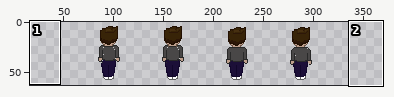
Two states of a sprite sheet, OfficeDungeonCrawler/ExternalAssets/Sprites/PlayerIdleBackPrototype.png. The picture above shows the old version from afar; the outline marks the close-up.
Close-up. First the earlier version:
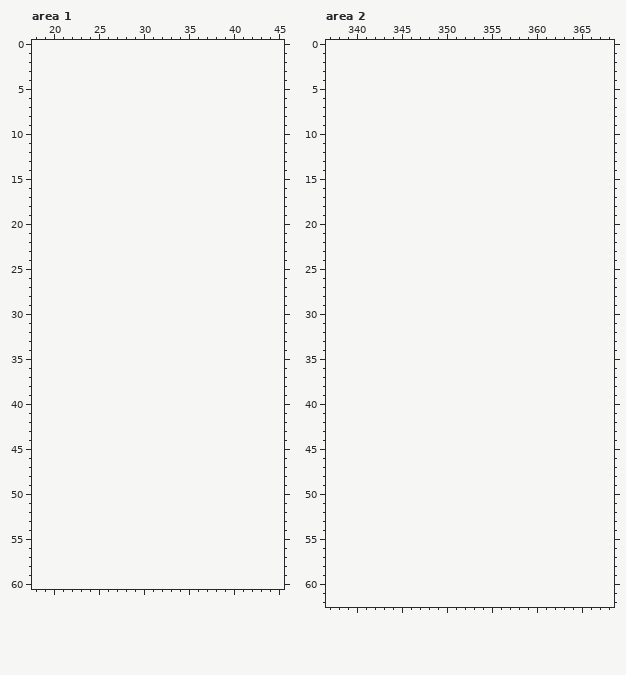
The file is 256x64 pixels. Colours within 5 levels of each other are drawn and written as one. Shown: area 1: x 18..45, y 0..60; area 2: x 337..368, y 0..62. The old version is drawn lined up with the new one, on the new canvas. The wide view leaves out empty margins. The commit also changed other parts of the picture, which this record leaves out.
And afterwards:
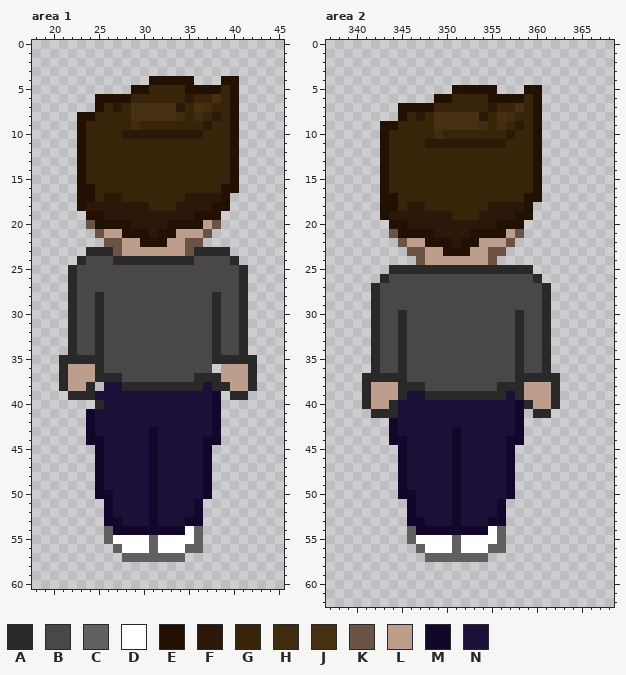
Palette (. is transparent): A #292929  B #494747  C #606060  D #ffffff  E #221003  F #2d1708  G #382408  H #412c0f  J #473011  K #6a5345  L #bd9e8c  M #12072b  N #1c0f38
Change:
canvas 256x64 -> 384x64, the old top-left corner now at 64,0
Changed rows in their new state; - is an unchanged pixel.
Area 1:
first column x 21:
 4 ----------EEEEE---EE--
 5 --------EEGGGGEEEEGE--
 6 ----EEEEGGGGGGFGGJGE--
 7 ----EGFGJJJJJFGJHGGE--
 8 --EEGGGGJJJJJHGHGFGE--
 9 --EGGGGGHGGGGGGGFGGE--
10 --EGGGGFFFFFFFFFGGGE--
11 --EGGGGGGGGGGGGGGGGE--
12 --EGGGGGGGGGGGGGGGGE--
13 --EGGGGGGGGGGGGGGGGE--
14 --EGGGGGGGGGGGGGGGGE--
15 --EGGGGGGGGGGGGGGGGE--
16 --EEGGGGGGGGGGGGGGEE--
17 --EEGFFGGGGGGGFFFFE---
18 --EFFFFFFFGGGFFFFEE---
19 ---EEFFFFFFFFFFEEE----
20 ---KEEEEFFFFEEEELK----
21 ----KLLEEEFEELLLK-----
22 -----KKLLEEELLKK------
23 ---AAAKLLLLLLLKAAAA---
24 --ABBBAAAAAAAAABBBBA--
25 -ABBBBBBBBBBBBBBBBBBA-
26 -ABBBBBBBBBBBBBBBBBBA-
27 -ABBBBBBBBBBBBBBBBBBA-
28 -ABBABBBBBBBBBBBBABBA-
29 -ABBABBBBBBBBBBBBABBA-
30 -ABBABBBBBBBBBBBBABBA-
31 -ABBABBBBBBBBBBBBABBA-
32 -ABBABBBBBBBBBBBBABBA-
33 -ABBABBBBBBBBBBBBABBA-
34 -ABBABBBBBBBBBBBBABBA-
35 AAAAABBBBBBBBBBBBAAAAA
36 ALLLABBBBBBBBBBBB-LLLA
37 ALLLAAABBBBBBBBAAALLLA
38 ALLA-NNAAAAAAAAANAALLA
39 -AAANNNNNNNNNNNNNM-AA-
40 ----ANNNNNNNNNNNNM----
41 ---MNNNNNNNNNNNNNM----
42 ---MNNNNNNNNNNNNNM----
43 ---MNNNNNNMNNNNNNM----
44 ---MMNNNNNMNNNNNMM----
45 ----MNNNNNMNNNNNM-----
46 ----MNNNNNMNNNNNM-----
47 ----MNNNNNMNNNNNM-----
48 ----MNNNNNMNNNNNM-----
49 ----MNNNNNMNNNNNM-----
50 ----MMNNNNMNNNNNM-----
51 -----MNNNNMNNNNM------
52 -----MNNNNMNNNNM------
53 -----MMNNNMNNNMM------
54 -----CMMMMMMMMDC------
55 -----CDDDDCDDDDC------
56 ------CDDDCDDDCC------
57 -------CCCCCCC--------
Area 2:
first column x 341:
 5 ----------EEEEE---EE--
 6 --------EEGGGGEEEEGE--
 7 ----EEEEGGGGGGFGGJGE--
 8 ----EGFGJJJJJFGJHGGE--
 9 --EEGGGGJJJJJHGHGFGE--
10 --EGGGGGHGGGGGGGFGGE--
11 --EGGGGFFFFFFFFFGGGE--
12 --EGGGGGGGGGGGGGGGGE--
13 --EGGGGGGGGGGGGGGGGE--
14 --EGGGGGGGGGGGGGGGGE--
15 --EGGGGGGGGGGGGGGGGE--
16 --EGGGGGGGGGGGGGGGGE--
17 --EEGGGGGGGGGGGGGGEE--
18 --EEGFFGGGGGGGFFFFE---
19 --EFFFFFFFGGGFFFFEE---
20 ---EEFFFFFFFFFFEEE----
21 ---KEEEEFFFFEEEELK----
22 ----KLLEEEFEELLLK-----
23 -----KKLLEEELLKK------
24 ------KLLLLLLLK-------
25 ---AAAAAAAAAAAAAAAA---
26 --ABBBBBBBBBBBBBBBBA--
27 -ABBBBBBBBBBBBBBBBBBA-
28 -ABBBBBBBBBBBBBBBBBBA-
29 -ABBBBBBBBBBBBBBBBBBA-
30 -ABBABBBBBBBBBBBBABBA-
31 -ABBABBBBBBBBBBBBABBA-
32 -ABBABBBBBBBBBBBBABBA-
33 -ABBABBBBBBBBBBBBABBA-
34 -ABBABBBBBBBBBBBBABBA-
35 -ABBABBBBBBBBBBBBABBA-
36 -ABBABBBBBBBBBBBBABBA-
37 AAAAABBBBBBBBBBBBAAAAA
38 ALLLAAABBBBBBBBAAALLLA
39 ALLLANNAAAAAAAAANALLLA
40 ALLANNNNNNNNNNNNNMALLA
41 -AAANNNNNNNNNNNNNM-AA-
42 ---MNNNNNNNNNNNNNM----
43 ---MNNNNNNMNNNNNNM----
44 ---MMNNNNNMNNNNNMM----
45 ----MNNNNNMNNNNNM-----
46 ----MNNNNNMNNNNNM-----
47 ----MNNNNNMNNNNNM-----
48 ----MNNNNNMNNNNNM-----
49 ----MNNNNNMNNNNNM-----
50 ----MMNNNNMNNNNNM-----
51 -----MNNNNMNNNNM------
52 -----MNNNNMNNNNM------
53 -----MMNNNMNNNMM------
54 -----CMMMMMMMMDC------
55 -----CDDDDCDDDDC------
56 ------CDDDCDDDCC------
57 -------CCCCCCC--------
Boxes around the changes in both close-ups, in picture pixels (x1, y1, x2, y2):
added: (59, 76, 257, 562)
added: (362, 85, 560, 562)
